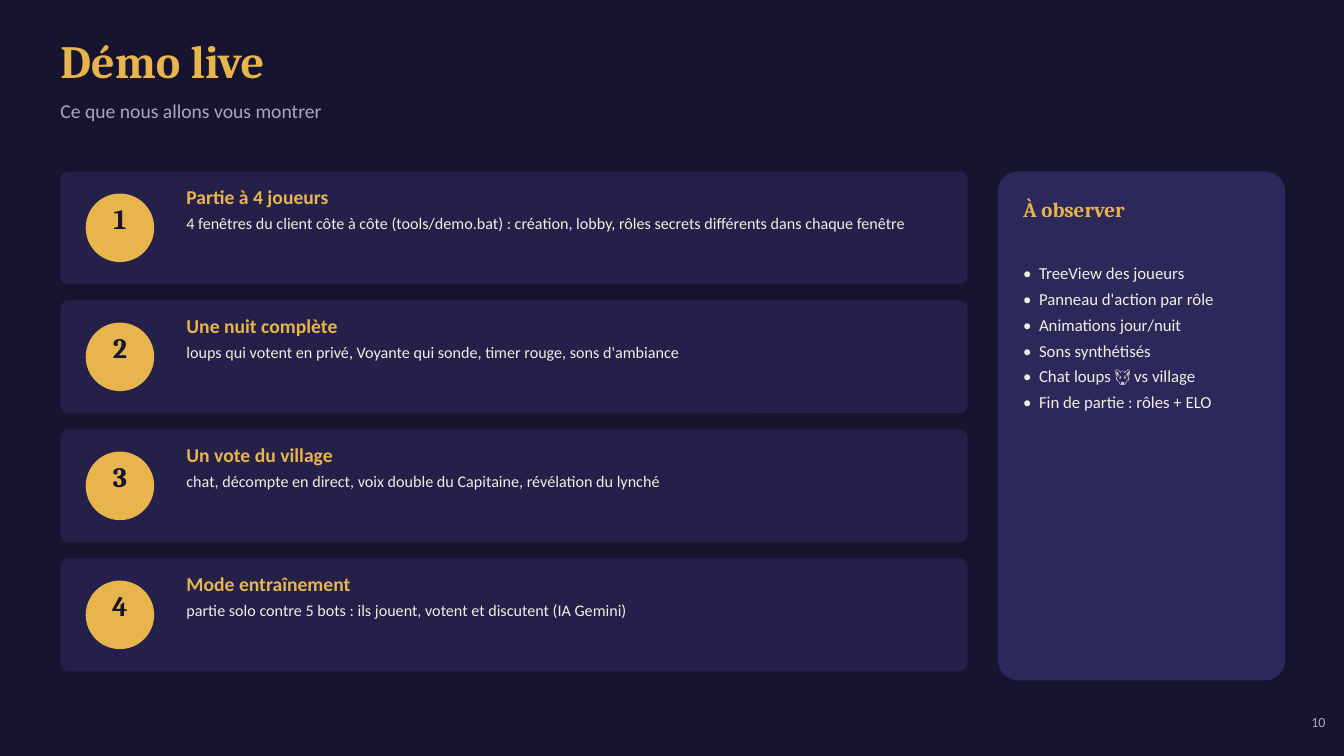
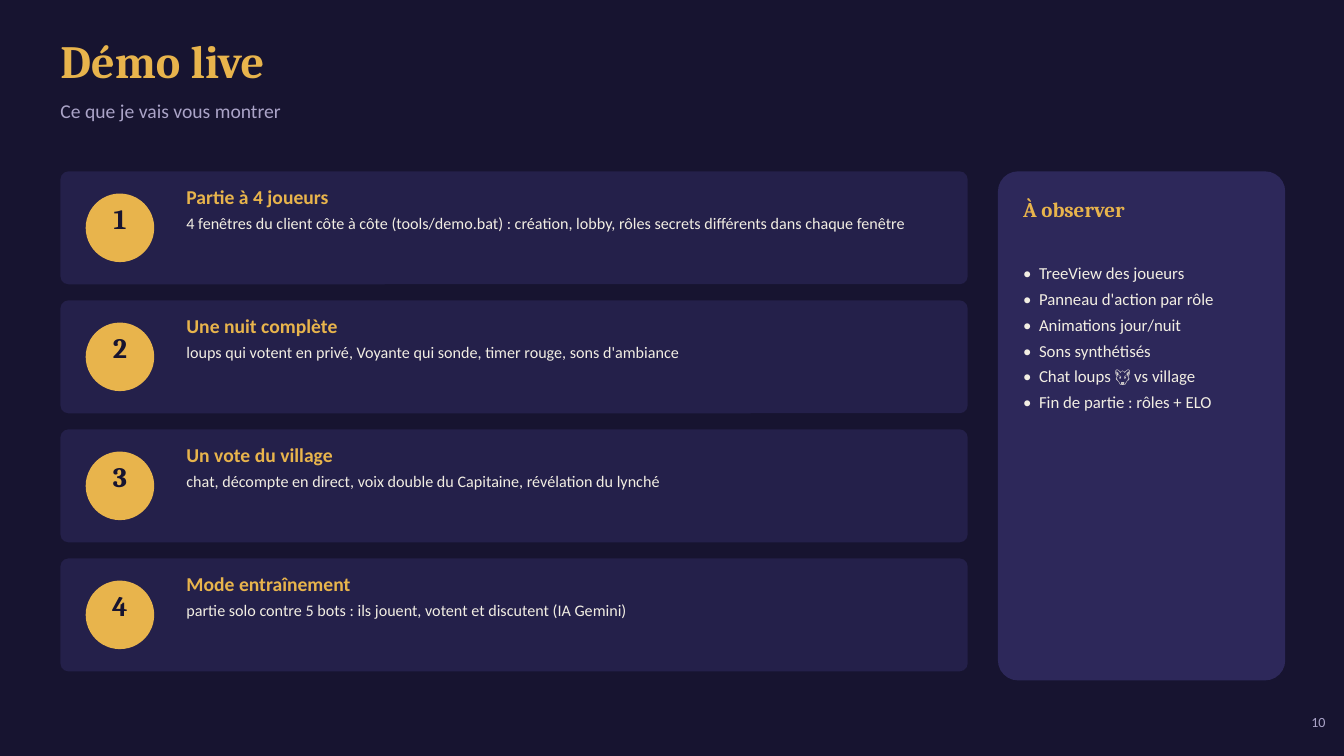
Before and after one commit to arcreane/Projet-Loup-Garou_amaury-guindon, a slide deck: slide 10 of Soutenance_Loup-Garou.pptx. Drawn at 1344x756 pixels with LibreOffice and Linux fonts; fonts in the diff are those of the drawing. Boxes give left, top, right and bottom in pixels: in the first picture for what was removed or moved away, otherwise in the second. Text is boxed around its words. In the diff, an @@ line names an element or a change of style, - is before the commit and + after.

Commit message:
Soutenance : formulation solo (pas de binôme)

```diff
--- a/Soutenance_Loup-Garou.pptx
+++ b/Soutenance_Loup-Garou.pptx
@@ text at box(60, 104, 281, 122): text changed @@
-Ce que nous allons vous montrer
+Ce que je vais vous montrer
```
